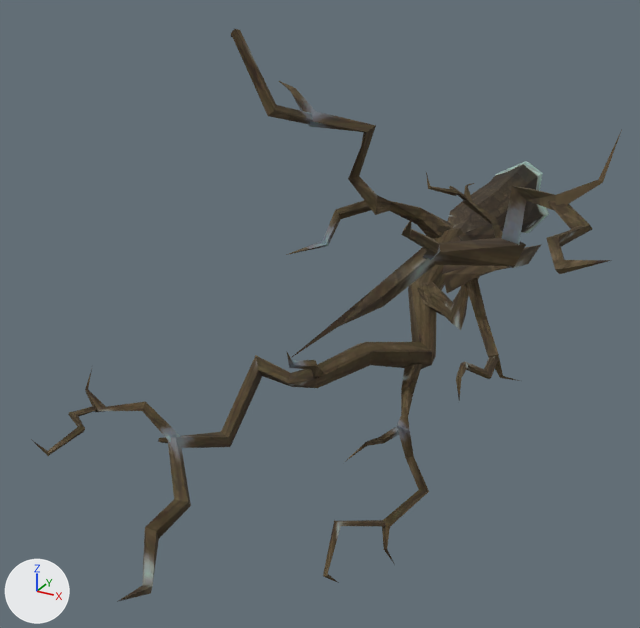
What one commit did to the OBJ model sceneobjs/huodong_fuben_382/huodong_fuben_382_shu_03_b.obj.
The view is the same before and after, from a 50 mm lens placed at (207.0, -756.0, 226.0), pointed at (-59.0, -271.0, -17.0). Every picture has the same lights, and +X, +Y and +Z are marked at lower left. Where no turn or scale is listed for an object, it has been applied to the vertices.

The scene before the commit, as lines of its bpy script (objects in view):
```python
me_huodong_fuben_382_shu_03_b = bpy.data.meshes.new('huodong_fuben_382_shu_03_b')
me_huodong_fuben_382_shu_03_b.from_pydata(...)  # 425 vertices, 733 faces; spans x -162.0..150.0, y -478.0..0.0, z -189.0..167.0
me_huodong_fuben_382_shu_03_b.materials.append(mat_material_1)  # picture img_huodong_fuben_382_shu_03_a01_png
ob_huodong_fuben_382_shu_03_b = bpy.data.objects.new('huodong_fuben_382_shu_03_b', me_huodong_fuben_382_shu_03_b)
ob_huodong_fuben_382_shu_03_b.location = (0.0, 0.0, 0.0)
```
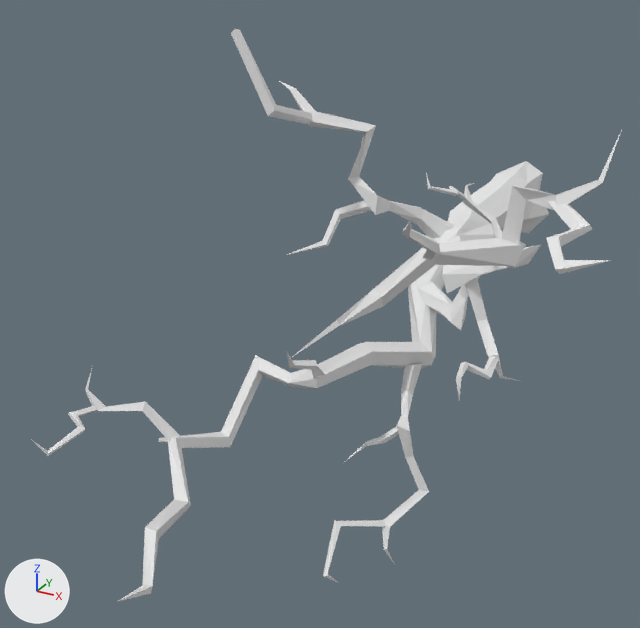
What changed in the scene script:
```text
Add mat_material_1_1:
    mat_material_1_1 = principled_material('material_1')
    mat_material_1_1.base_color = (0.8, 0.8, 0.8)  # white #e7e7e7
    mat_material_1_1.roughness = 1.0
Change me_huodong_fuben_382_shu_03_b:
    where me_huodong_fuben_382_shu_03_b.from_pydata(...)  # 425 vertices, 733 faces; spans x -162.0..150.0, y -478.0..0.0, z -189.0..167.0
    remove me_huodong_fuben_382_shu_03_b.materials.append(mat_material_1)  # picture img_huodong_fuben_382_shu_03_a01_png
    add me_huodong_fuben_382_shu_03_b.materials.append(mat_material_1_1)  # white #e7e7e7
```

Location of each change, (x1, y1, x2, y2) in pixels of the pictures (640 x 628 px):
'huodong_fuben_382_shu_03_b', recoloured (brown to white): (32, 29, 621, 602) in both
